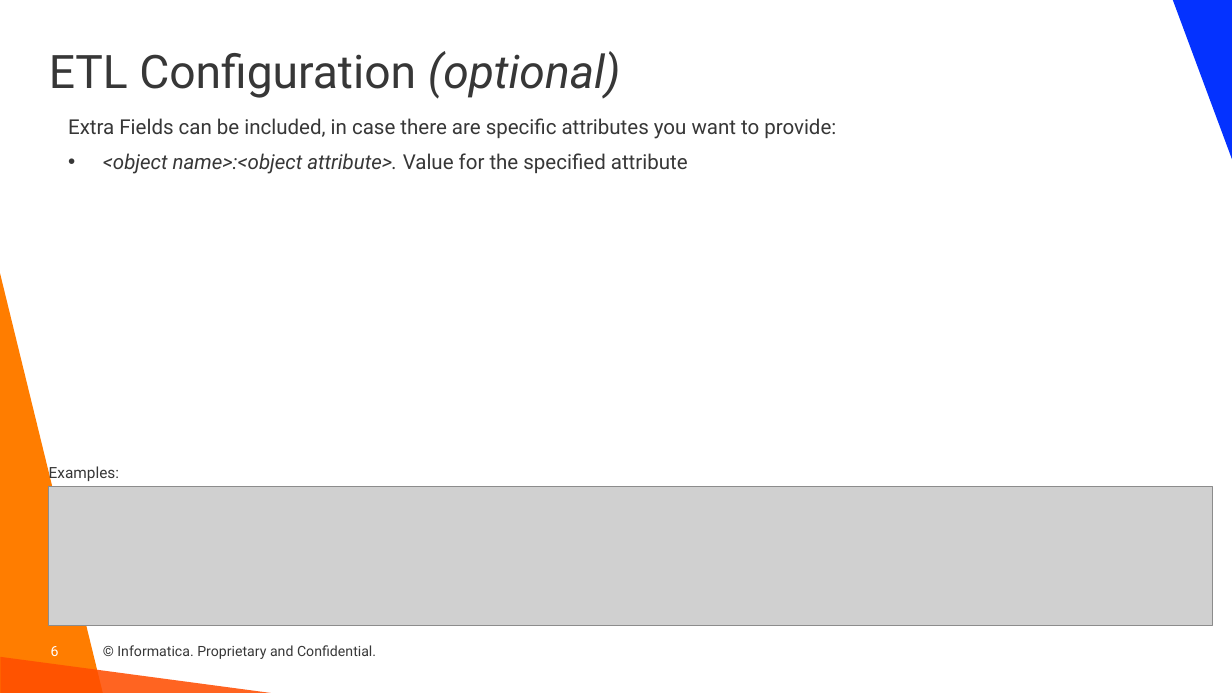
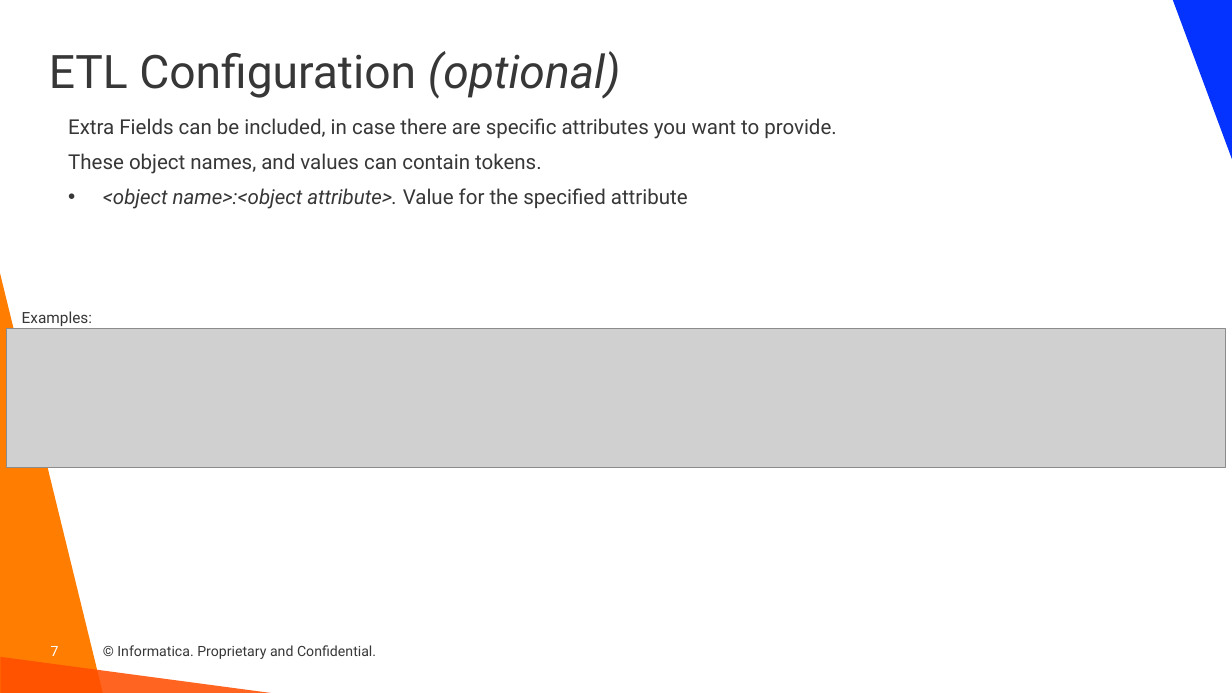
Before and after one commit to haystraw/Informatica_Custom_Lineage_Creator, a slide deck: slide 7 of Custom Lineage Creator.pptx (slide 6 before the commit). Drawn at 1232x693 pixels with LibreOffice and Linux fonts; fonts in the diff are those of the drawing; grey boxes stand for pictures; background and template pictures are left out. Boxes give left, top, right and bottom in pixels: in the first picture for what was removed or moved away, otherwise in the second. Text is boxed around its words. In the diff, an @@ line names an element or a change of style, - is before the commit and + after.

Commit message:
Version 20241105 Fix that will make sure that associations are for ParentChild Added flag that will allow to force attributes that aren't in the original template Added Example for the "Script" Class type, with attributes like expression and source code.

```diff
--- a/Custom Lineage Creator.pptx
+++ b/Custom Lineage Creator.pptx
@@ text at <box>68,118,836,174</box>: text changed @@
-Extra Fields can be included, in case there are specific attributes you want to provide:
+Extra Fields can be included, in case there are specific attributes you want to provide.
+These object names, and values can contain tokens.
@@ picture added at <box>6,328,1225,468</box> @@
@@ text "Examples:": place and size @@
-text "Examples:" at <box>49,466,119,483</box>
+text "Examples:" at <box>22,311,92,326</box>
@@ picture removed at <box>49,486,1213,626</box> @@
@@ page number at <box>51,646,59,656</box>: text changed @@
-6
+7
```
Also in this commit, not shown: 1 slide added, 11 other files.
